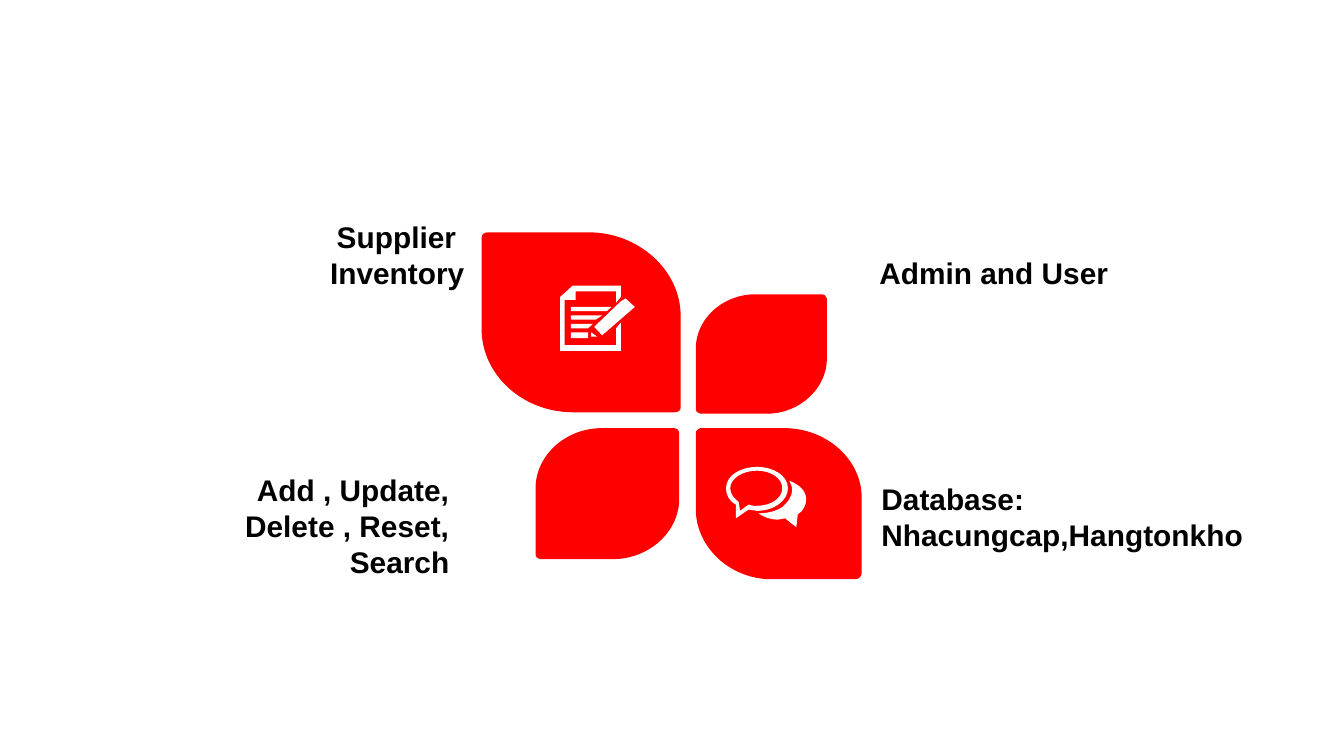
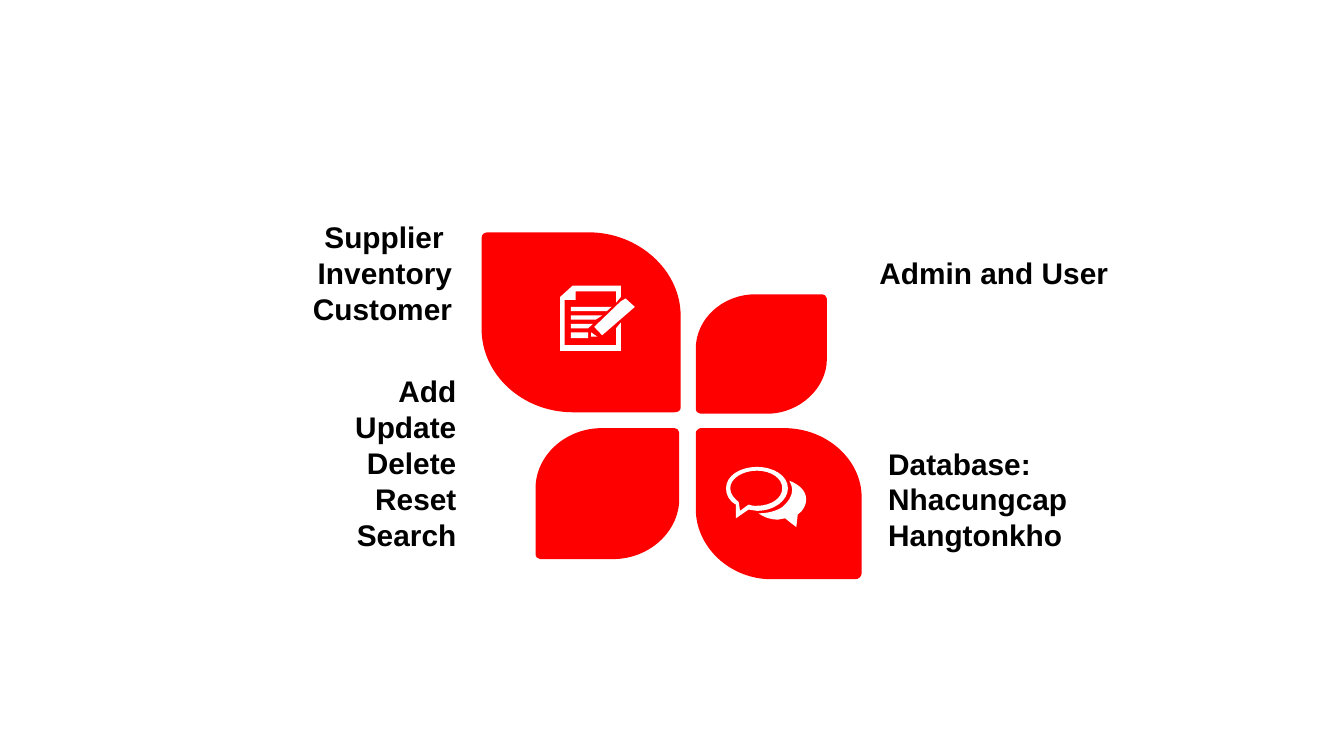
Before and after one commit to bichlienho/Group1-FlowerShop, a slide deck: slide 19 of Documents/PP.pptx (slide 18 before the commit). Drawn at 1344x756 pixels with LibreOffice and Linux fonts; fonts in the diff are those of the drawing. Boxes give left, top, right and bottom in pixels: in the first picture for what was removed or moved away, otherwise in the second. Text is boxed around its words. In the diff, an @@ line names an element or a change of style, - is before the commit and + after.

Commit message:
v3

```diff
--- a/Documents/PP.pptx
+++ b/Documents/PP.pptx
@@ text "Supplier": place and size @@
-text "Supplier" at box(330, 226, 464, 289)
+text "Supplier" at box(313, 226, 452, 321)
@@ text at box(313, 299, 452, 321): paragraph added @@
+Customer
@@ text "Add": place and size @@
-text "Add" at box(245, 479, 449, 574)
+text "Add" at box(355, 380, 456, 547)
@@ text at box(355, 380, 456, 511): text changed @@
-Add , Update,
-Delete , Reset,
+Add
+Update
+Delete
+Reset
@@ text "Database:": place and size @@
-text "Database:" at box(881, 488, 1242, 552)
+text "Database:" at box(888, 453, 1067, 552)
@@ text at box(888, 488, 1067, 552): text changed @@
-Nhacungcap,Hangtonkho
+Nhacungcap
+Hangtonkho
```
Also in this commit, not shown: 6 other slides changed, 2 slides added.
